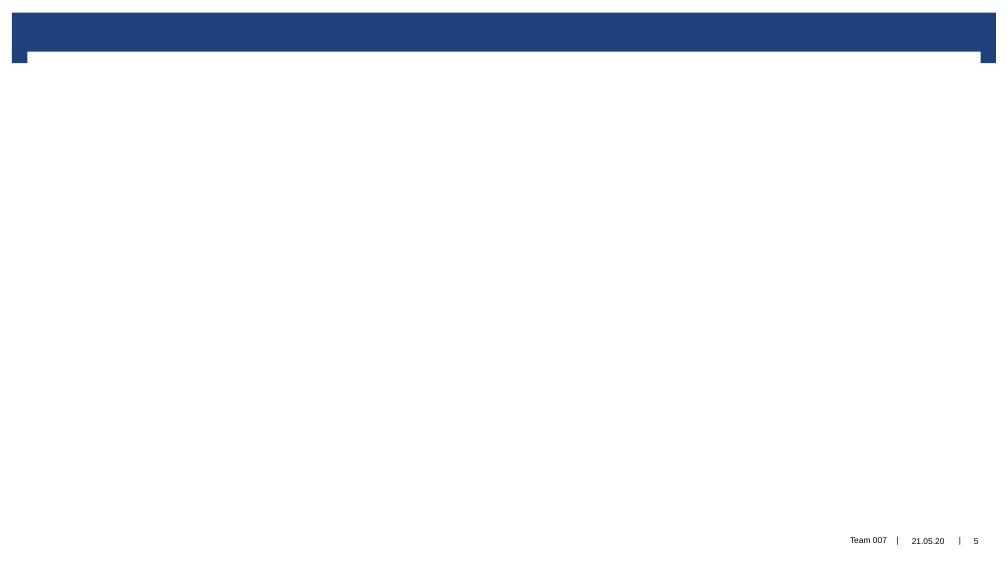
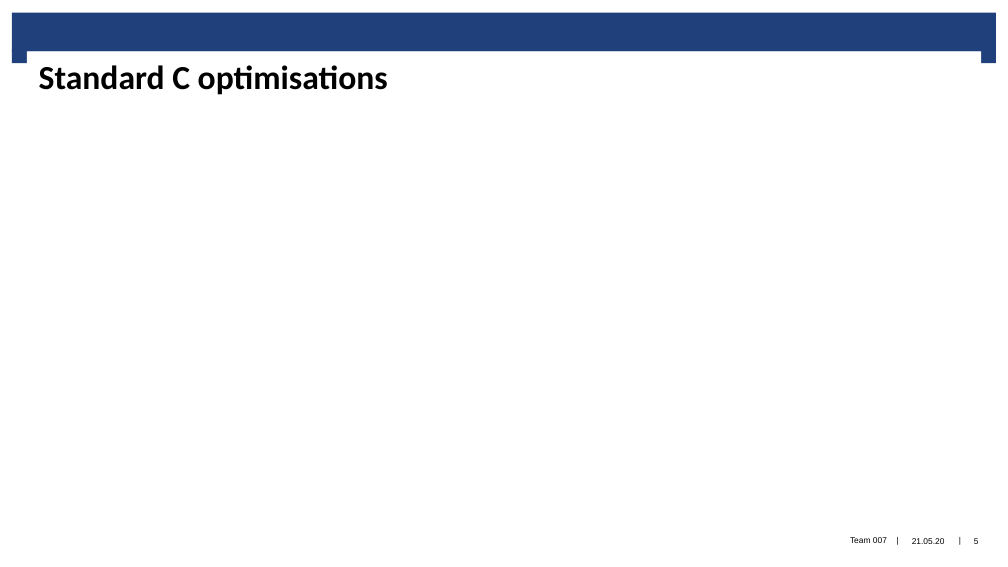
Before and after one commit to Shinmera/ethsift, a slide deck: slide 5 of presentation/07.pptx. Drawn at 1008x567 pixels with LibreOffice and Linux fonts; fonts in the diff are those of the drawing; background and template pictures are left out. Boxes give left, top, right and bottom in pixels: in the first picture for what was removed or moved away, otherwise in the second. Text is boxed around its words. In the diff, an @@ line names an element or a change of style, - is before the commit and + after.

```diff
--- a/presentation/07.pptx
+++ b/presentation/07.pptx
@@ title added at [26, 51, 981, 132], fill #FFFFFF, 32 pt, text #000000, bold @@
+Standard C optimisations
```
Also in this commit, not shown: 5 other slides changed, 1 slide added, 5 slides removed.
